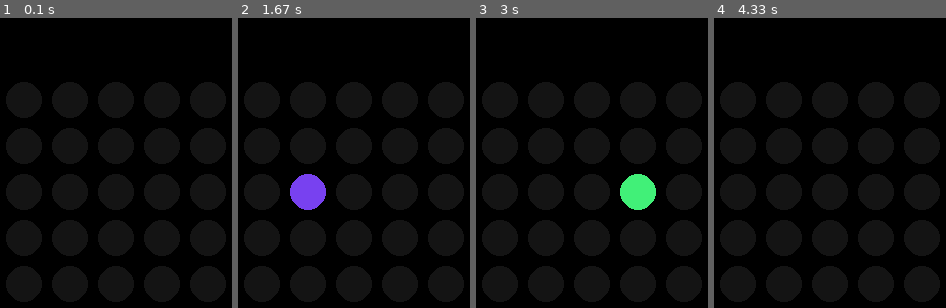
Above: before the commit, frames 1-4 (left to right).
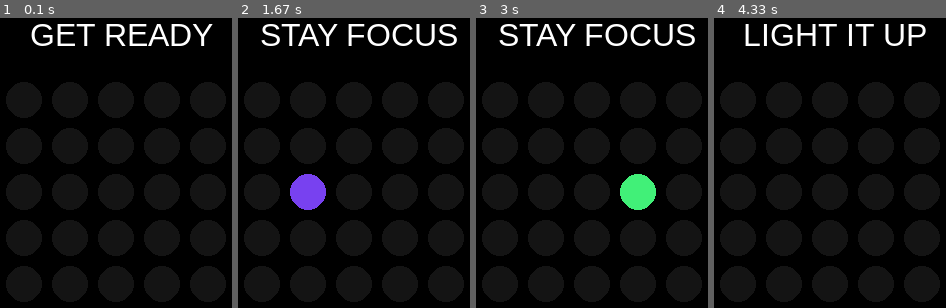
Above: after the commit, the same moments.

Repository: alvansga/my-py-game
Game: pygame game, started from lightitup.py
The game is run twice, just before and just after one commit, with the same random seed, the same clock (stepped at 60 frames per second) and the same inputs.
Inputs:
- Up to frame 1 (0.1 s): no input
- Up to frame 2 (1.67 s): no input
- Up to frame 3 (3 s): no input
- Up to frame 4 (4.33 s): no input

The runs differ from the first frame. In frame 1, 2.3% of the frame differs, in the area x 13-92%, y 2-10%; in frame 2, 2.4%, in the area x 9-95%, y 2-10%; in frame 3, 2.4%; in frame 4, 2.0%.

Commit message:
V1 lightitup

Diff:
--- a/lightitup.py
+++ b/lightitup.py
@@ -88,7 +88,7 @@
 
     # #level 1
     lamp = initlampu()
-    refreshlampu(lamp)
+    refreshlampu(lamp,"GET READY")
     pygame.display.update()
     pygame.time.wait(1000)
 
@@ -114,7 +114,9 @@
     while True:
         mouseklik = False
         mouserelease = False
-        refreshlampu(lamp)
+        # tampilcenterstr("LIGHT IT UP")
+        refreshlampu(lamp,"LIGHT IT UP")
+
         for event in pygame.event.get():
             if event.type == QUIT or (event.type == KEYUP and event.key == K_ESCAPE):
                 pygame.quit()
@@ -141,9 +143,13 @@
         boxx,boxy = sentuhLampMati(xmouse,ymouse)
         if win == True:
             win = False
+            refreshlampu(lamp,"WELL DONE")
             lamp = initlampu()
+            # tampilcenterstr("AWESOME")
             animasimulai()
             animasimati()
+            refreshlampu(lamp,"GET READY")
+            pygame.display.update()
             pygame.time.wait(1000)
 
             #TINGKAT KESULITAN#
@@ -211,8 +217,9 @@
         lamp.append([False] * HEIGHTBOARD)
     return lamp
 
-def refreshlampu(lamp):
+def refreshlampu(lamp,str):
     DISPLAYSURF.fill(BGCOLOR1)
+    tampilcenterstr(str)
     for i in range(WIDTHBOARD):
         for j in range(HEIGHTBOARD):
             if lamp[i][j] == False:
@@ -221,9 +228,11 @@
                 buatlampu(NYALA,i,j)
 
 def animasimulai():
+
     for i in range(WIDTHBOARD):
         for j in range(HEIGHTBOARD):
             buatlampu(NYALA,j,i)
+
             pygame.display.update()
             pygame.time.wait(50)
 
@@ -235,10 +244,11 @@
             pygame.time.wait(50)
 
 def animasilevel(jumlahlamplist,waktu):
+
     lamp = initlampu()
     jumlahlamplist = shufflejumlahlamplist(jumlahlamplist)
     for count in range(len(jumlahlamplist)):
-        refreshlampu(lamp)
+        refreshlampu(lamp,"STAY FOCUS")
         pygame.display.update()
         pygame.time.wait(100)
 
@@ -261,5 +271,14 @@
             break
     return jumlahlamplist
 
+def tampilcenterstr(str):
+    # DISPLAYSURF.fill(BGCOLOR1)
+    fontsize = 32
+    settingFont = pygame.font.SysFont('Arial.ttf',fontsize)
+    permukaanteks = settingFont.render(str,True,PUTIH)
+    teksRectObj = permukaanteks.get_rect()
+    teksRectObj.midtop = (int(WIDTHWINDOW/2),0)
+    DISPLAYSURF.blit(permukaanteks,teksRectObj)
+
 if __name__ == '__main__':
     main()
